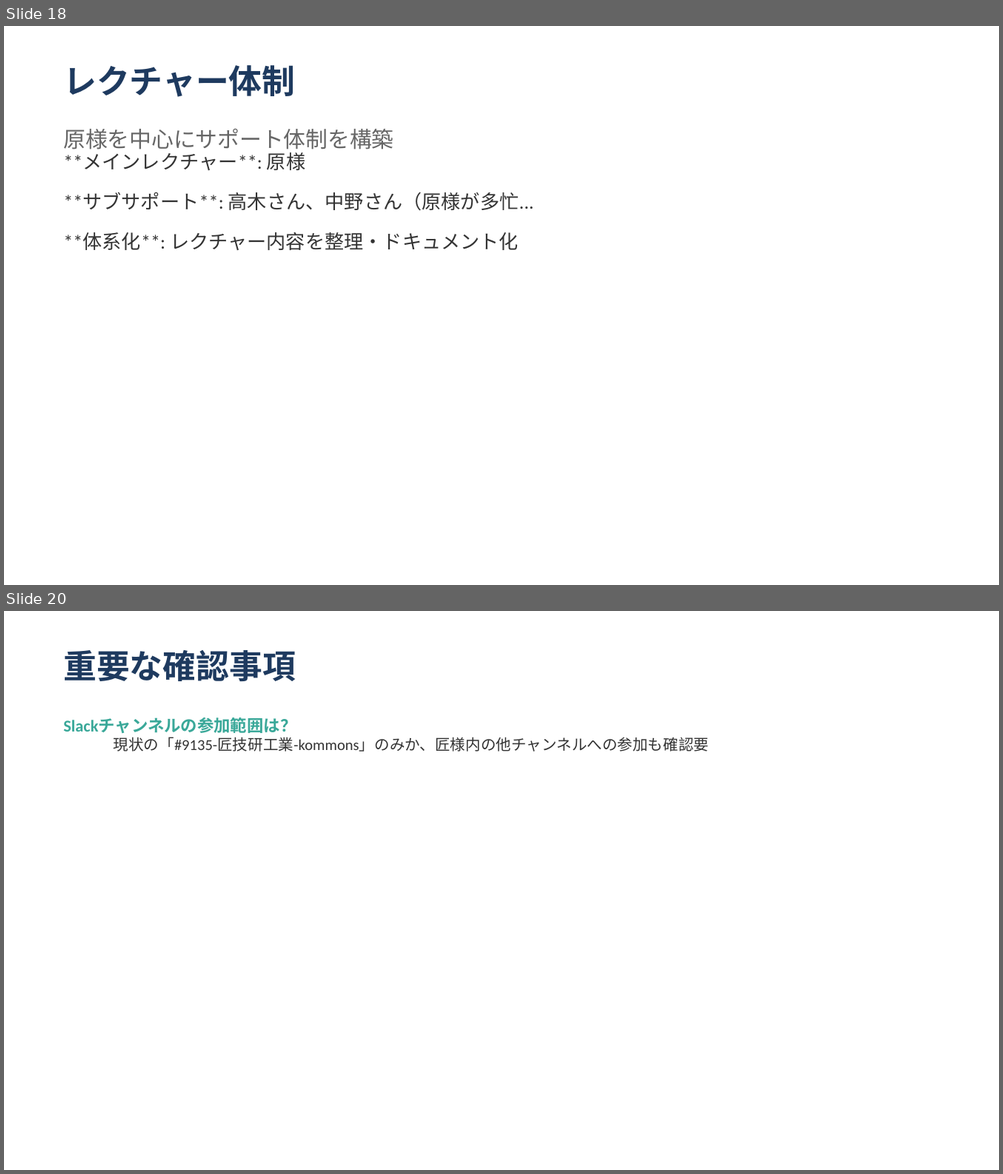
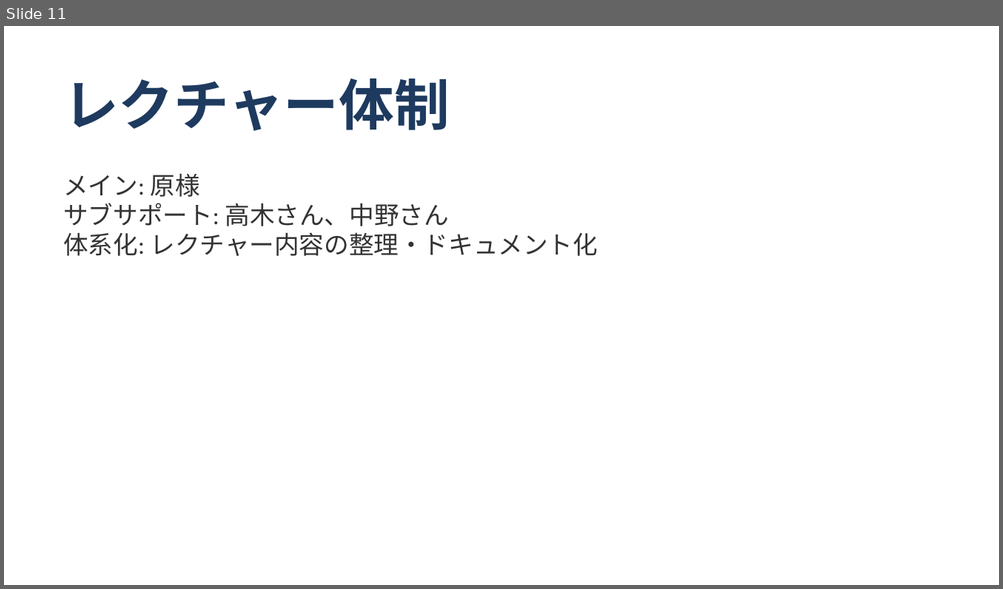
Before and after one commit to shoichitsuno-collab/MySpace_Shoichi-Tsuno, a slide deck: 匠技研工業プロジェクト_オンボーディング計画.pptx. Shown one above the other, each under a label of ours: slides 18 and 20 before the commit, slide 11 after it; the slides between them are not shown. The pictures are 1003x1174 and 1003x589 pixels, drawn with LibreOffice and Linux fonts; fonts in the diff are those of the drawing. Boxes give left, top, right and bottom in pixels: in the first picture for what was removed or moved away, otherwise in the second. Text is boxed around its words. In the diff, an @@ line names an element or a change of style, - is before the commit and + after.

```diff
--- a/匠技研工業プロジェクト_オンボーディング計画.pptx
+++ b/匠技研工業プロジェクト_オンボーディング計画.pptx
@@ slide 20 removed at [4, 611, 999, 1170], background #FFFFFF @@
@@ text removed at [63, 650, 296, 681] @@
-重要な確認事項
@@ text removed at [63, 718, 709, 752] @@
-Slackチャンネルの参加範囲は？
-  現状の「#9135-匠技研工業-kommons」のみか、匠様内の他チャンネルへの参加も確認要
@@ what was slide 18 is now slide 11 @@
@@ slide 11 changed as well @@
@@ text "レクチャー体制": place and size @@
-text "レクチャー体制" at [63, 65, 295, 97]
+text "レクチャー体制" at [63, 79, 449, 131]
@@ text "レクチャー体制" at [63, 79, 449, 131]: size 24 to 40 pt @@
@@ text removed at [63, 128, 393, 150] @@
-原様を中心にサポート体制を構築
@@ text at [63, 173, 597, 256]: text changed; size 14 to 18 pt @@
-**メインレクチャー**: 原様
-**サブサポート**: 高木さん、中野さん（原様が多忙...
-**体系化**: レクチャー内容を整理・ドキュメント化
+メイン: 原様
+サブサポート: 高木さん、中野さん
+体系化: レクチャー内容の整理・ドキュメント化
```
Also in this commit, not shown: 8 other slides changed, 5 slides added, 12 other slides removed.
